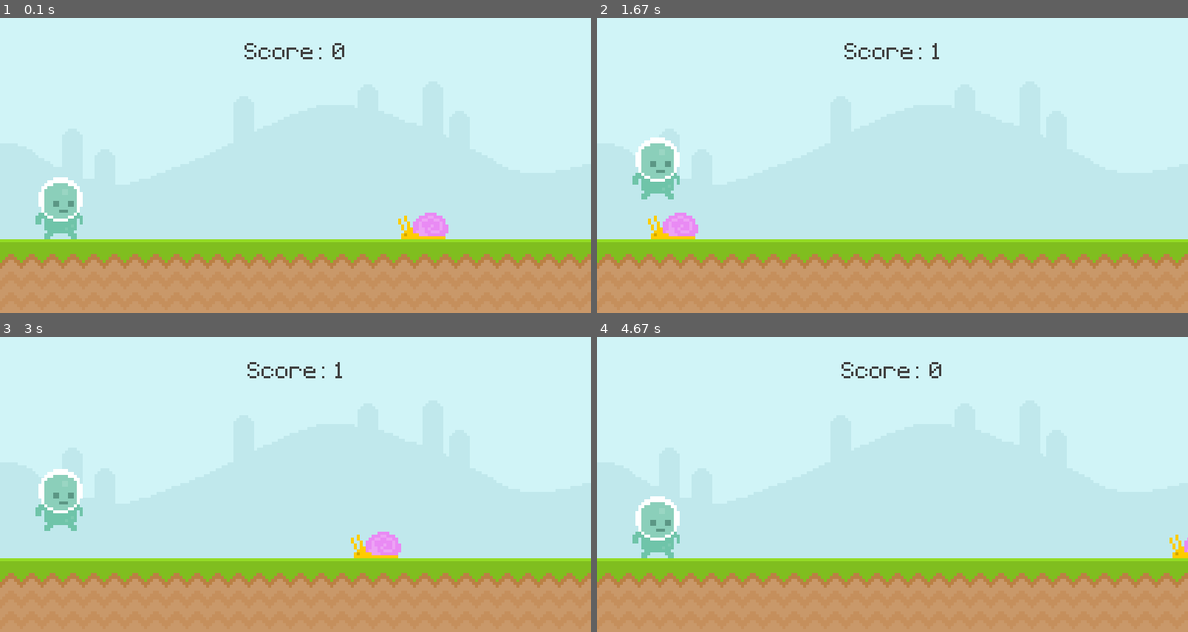
Above: before the commit, frames 1-4 (two rows, left to right).
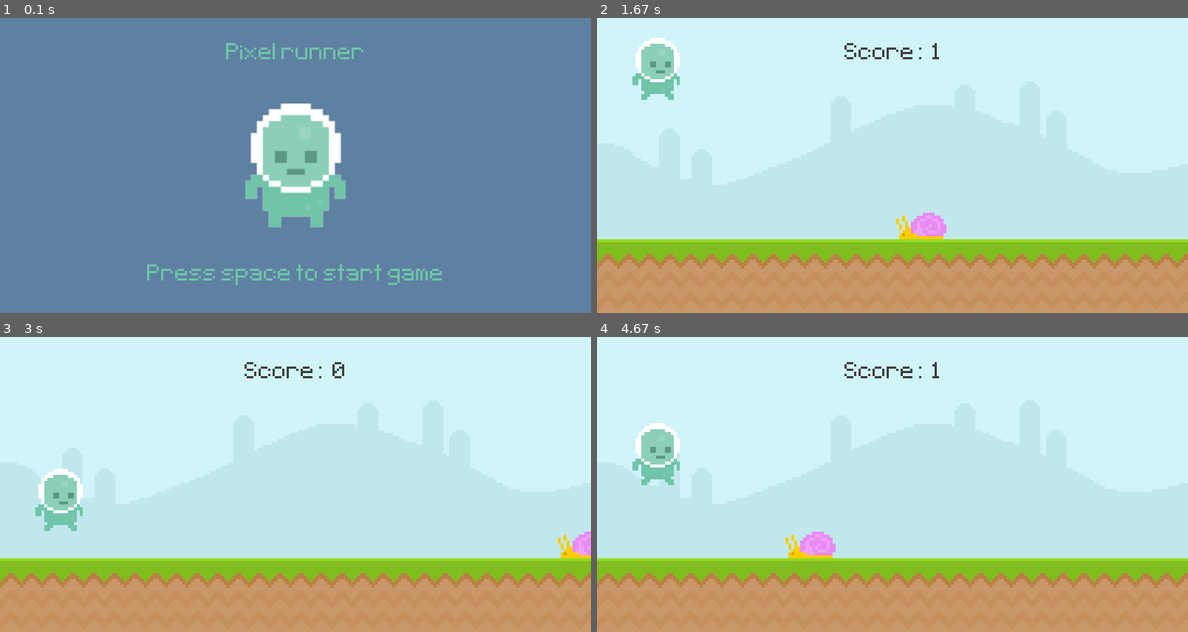
Above: after the commit, the same moments.

Repository: sonukuldeep/Pygame-introduction
Game: pygame game, started from runner.py
Same seed, same stepped clock (60 frames per second), same inputs: the game is played once before the commit and once after it.
Inputs:
- Up to frame 1 (0.1 s): no input
- Up to frame 2 (1.67 s): tap Space at 0.33, 0.67, 1.07, 1.37 s
- Up to frame 3 (3 s): tap Space at 1.9, 2.2, 2.4, 2.83, 2.97 s
- Up to frame 4 (4.67 s): tap Space at 3.3, 3.73, 4.13, 4.57 s

The runs differ from the first frame. In frame 1, 100% of the frame differs, in the area x 0-100%, y 0-100%; in frame 2, 3.6%; in frame 3, 1.2%; in frame 4, 3.5%.

Commit message:
basic ui done

Diff:
--- a/runner.py
+++ b/runner.py
@@ -7,6 +7,7 @@
     score_surface = test_font.render(f"Score:  {current_time}", False, (64, 64, 64))
     score_rect = score_surface.get_rect(center=(400, 50))
     screen.blit(score_surface, score_rect)
+    return current_time
 
 
 pygame.init()
@@ -14,7 +15,7 @@
 pygame.display.set_caption("Runner")
 clock = pygame.time.Clock()
 test_font = pygame.font.Font("assets/font/Pixeltype.ttf", 50)
-game_is_active = True
+game_is_active = False
 
 sky_surface = pygame.image.load("assets/graphics/Sky.png").convert()
 ground_surface = pygame.image.load("assets/graphics/ground.png").convert()
@@ -22,12 +23,24 @@
 snail_rect = snail_surface.get_rect(midbottom=(600, 300))
 snail_speed = -5
 start_time = 0
+score = 0
 
 player_surface = pygame.image.load(
     "assets/graphics/Player/player_walk_1.png"
 ).convert_alpha()
 player_rect = player_surface.get_rect(midbottom=(80, 300))
 player_gravity = 0
+
+player_stand = pygame.image.load(
+    "assets/graphics/Player/player_stand.png"
+).convert_alpha()
+player_stand_scaled = pygame.transform.rotozoom(player_stand, 0, 2)
+player_stand_rect = player_stand_scaled.get_rect(center=(400, 200))
+
+game_name = test_font.render("Pixel runner", False, (111, 196, 169))
+game_name_rect = game_name.get_rect(center=(400, 50))
+help_text = test_font.render("Press space to start game", False, (111, 196, 169))
+help_text_rect = help_text.get_rect(center=(400, 350))
 
 while True:
     for event in pygame.event.get():
@@ -50,7 +63,7 @@
         screen.blit(sky_surface, (0, 0))
         screen.blit(ground_surface, (0, 300))
 
-        display_score()
+        score = display_score()
         screen.blit(snail_surface, snail_rect)
 
         player_gravity += 1
@@ -68,7 +81,17 @@
         if snail_rect.left < -100:
             snail_rect.left = 800
     else:
-        screen.fill("Yellow")
+        screen.fill((94, 129, 162))
+        screen.blit(player_stand_scaled, player_stand_rect)
+        screen.blit(game_name, game_name_rect)
+
+        if score == 0:
+            screen.blit(help_text, help_text_rect)
+        else:
+            score_text = test_font.render(f"Score: {score}", False, (111, 196, 169))
+            score_rect = score_text.get_rect(center=(400, 350))
+            screen.blit(score_text, score_rect)
+
 
     pygame.display.update()
     clock.tick(60)
